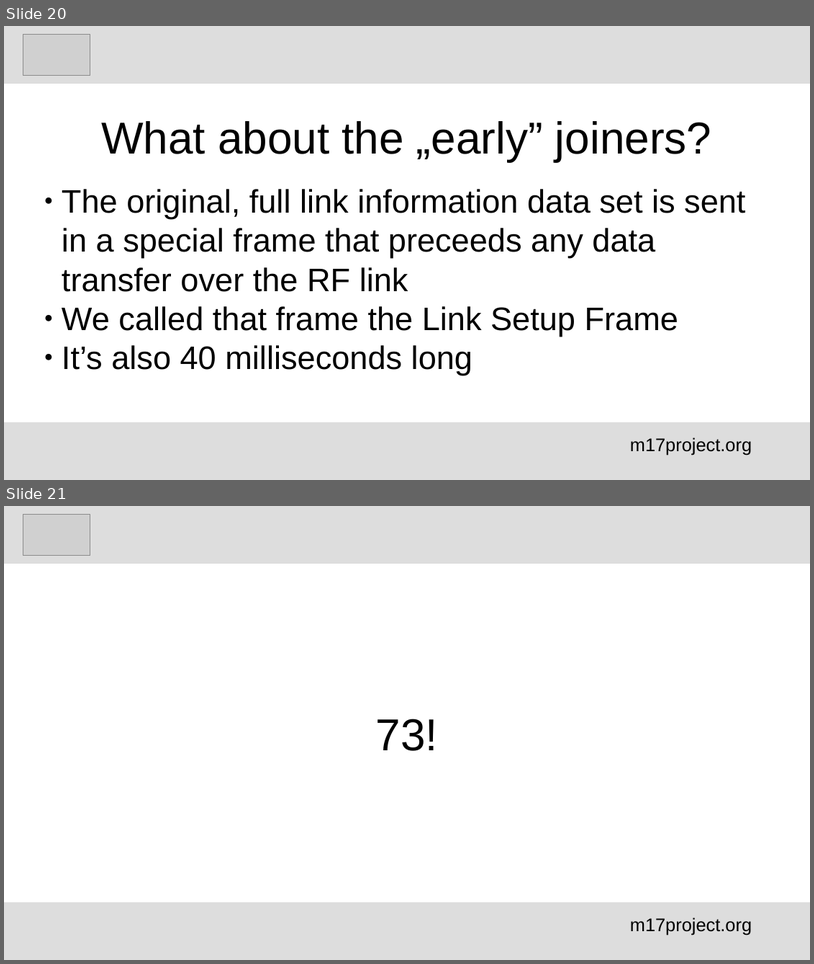
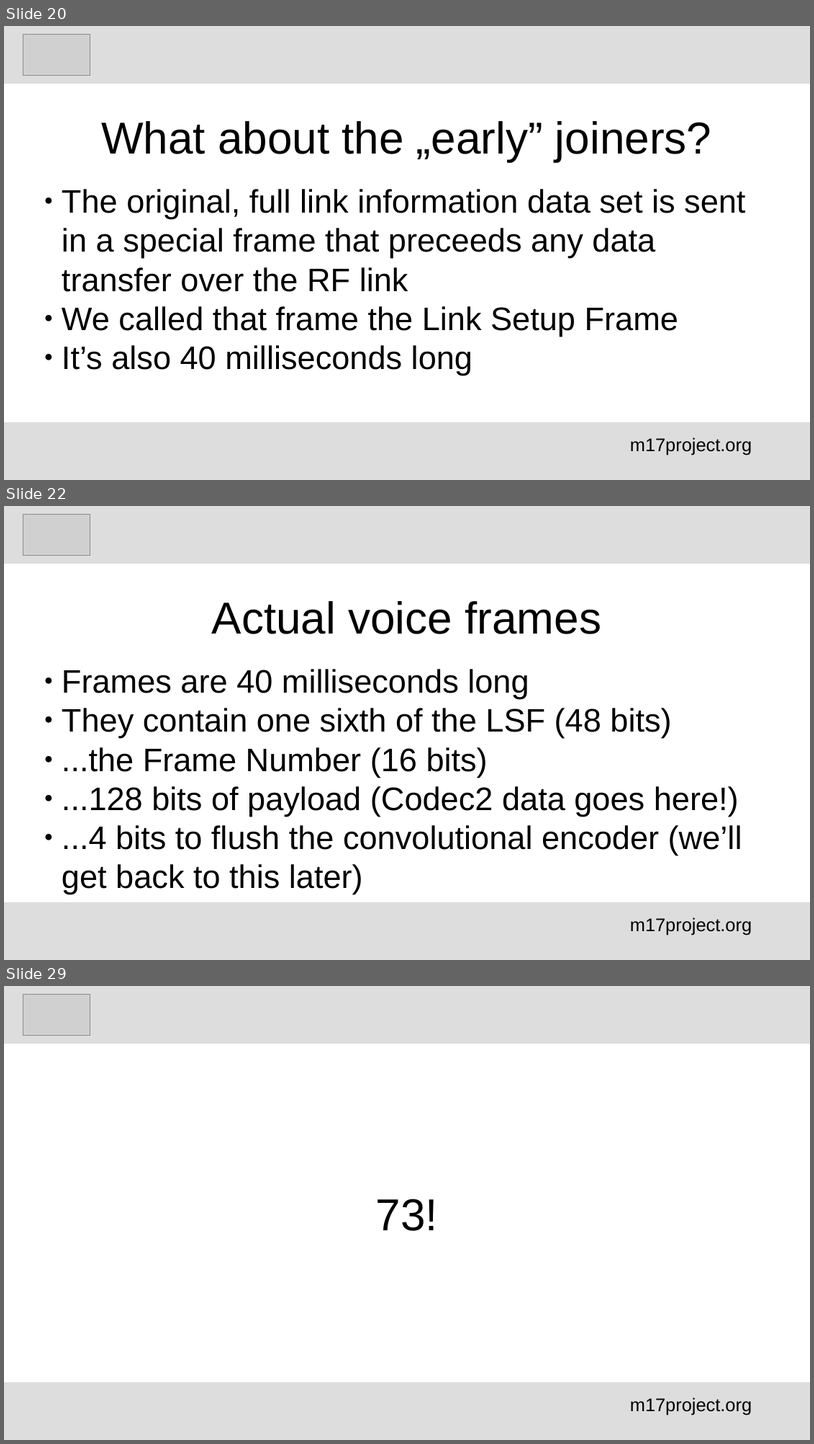
Before and after one commit to M17-Project/M17_education, a slide deck: English/M17_voice_encoding_en.odp. Shown one above the other, each under a label of ours: slides 20 and 21 before the commit, slides 20, 22 and 29 after it; the slides between them are not shown. The pictures are 814x964 and 814x1444 pixels, drawn with LibreOffice and Linux fonts; fonts in the diff are those of the drawing; grey boxes stand for pictures. Boxes give left, top, right and bottom in pixels: in the first picture for what was removed or moved away, otherwise in the second. Text is boxed around its words. In the diff, an @@ line names an element or a change of style, - is before the commit and + after.

```diff
--- a/English/M17_voice_encoding_en.odp
+++ b/English/M17_voice_encoding_en.odp
@@ slide 22 added at <box>4,506,810,960</box>, background #FFFFFF @@
@@ rectangle added at <box>4,506,810,564</box>, fill #DDDDDD @@
@@ picture added at <box>23,514,90,556</box> @@
@@ title added at <box>212,601,602,634</box>, 44 pt, text #000000 @@
+Actual voice frames
@@ subtitle added at <box>62,669,743,894</box>, 32 pt, text #000000 @@
+● Frames are 40 milliseconds long
+● They contain one sixth of the LSF (48 bits)
+● ...the Frame Number (16 bits)
+● ...128 bits of payload (Codec2 data goes here!)
+● ...4 bits to flush the convolutional encoder (we’ll get back to this later)
@@ rectangle added at <box>4,902,810,960</box>, fill #DDDDDD @@
@@ text added at <box>630,917,752,934</box>, 18 pt, text #000000 @@
+m17project.org
@@ what was slide 21 is now slide 29 @@
```
Also in this commit, not shown: 1 slide changed, 7 other slides added.
